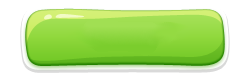
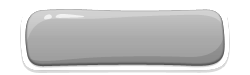
Layered file, before and after one edit (250x75). Changes by layer:
showed "Pasted Layer" over [20, 8, 230, 73]
hid "block0.png" over [20, 8, 230, 73]
